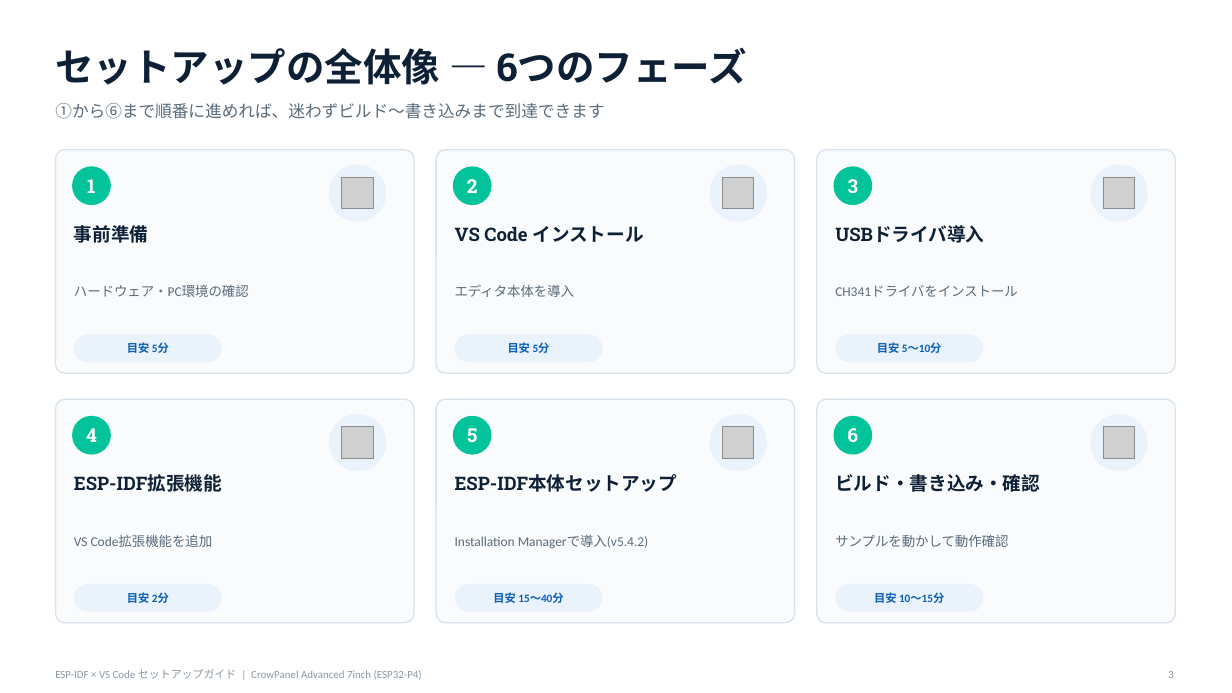
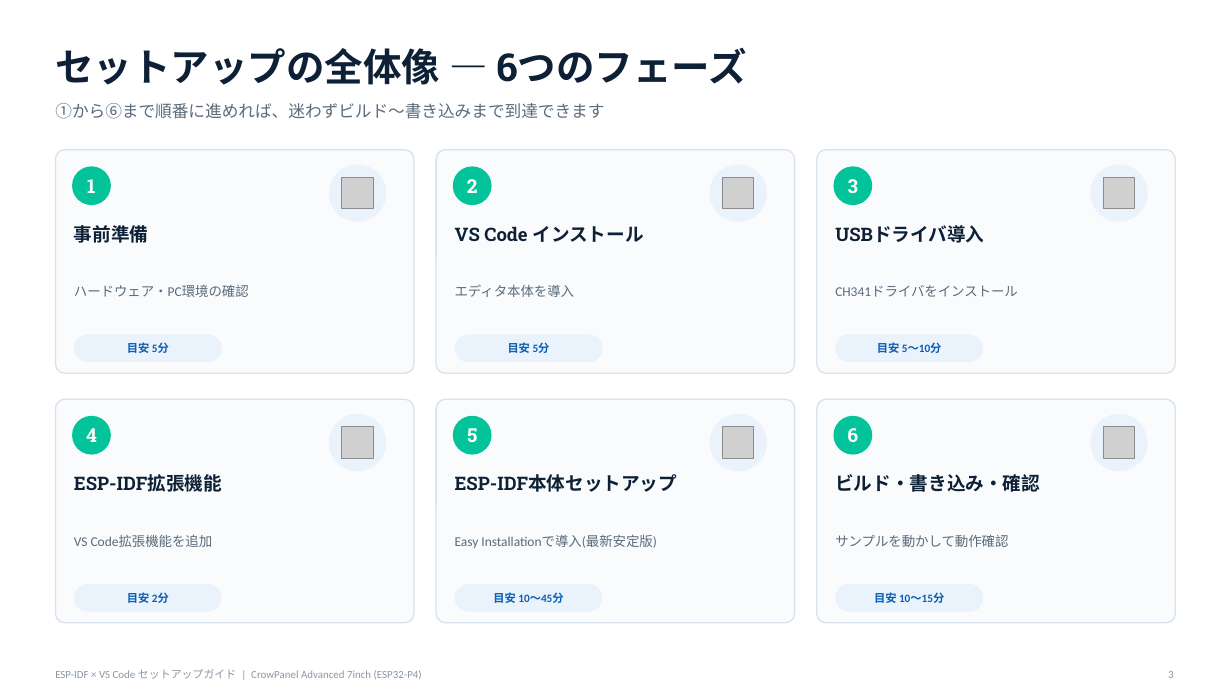
Before and after one commit to punitaka/Release_100.CrowPanel_Advanced_Display, a slide deck: slide 3 of 2. 【ESP-IDF+VSCode】導入手順書_AI作成版/【claude作成版】ESP-IDF_VSCode_overview_slides.pptx. Drawn at 1232x693 pixels with LibreOffice and Linux fonts; fonts in the diff are those of the drawing; grey boxes stand for pictures. Boxes give left, top, right and bottom in pixels: in the first picture for what was removed or moved away, otherwise in the second. Text is boxed around its words. In the diff, an @@ line names an element or a change of style, - is before the commit and + after.

```diff
--- a/2. 【ESP-IDF+VSCode】導入手順書_AI作成版/【claude作成版】ESP-IDF_VSCode_overview_slides.pptx
+++ b/2. 【ESP-IDF+VSCode】導入手順書_AI作成版/【claude作成版】ESP-IDF_VSCode_overview_slides.pptx
@@ text at (455, 534, 657, 548): text changed @@
-Installation Managerで導入(v5.4.2)
+Easy Installationで導入(最新安定版)
@@ text at (493, 592, 563, 603): text changed @@
-目安 15〜40分
+目安 10〜45分
```
Also in this commit, not shown: 2 other slides changed, 1 other file.
